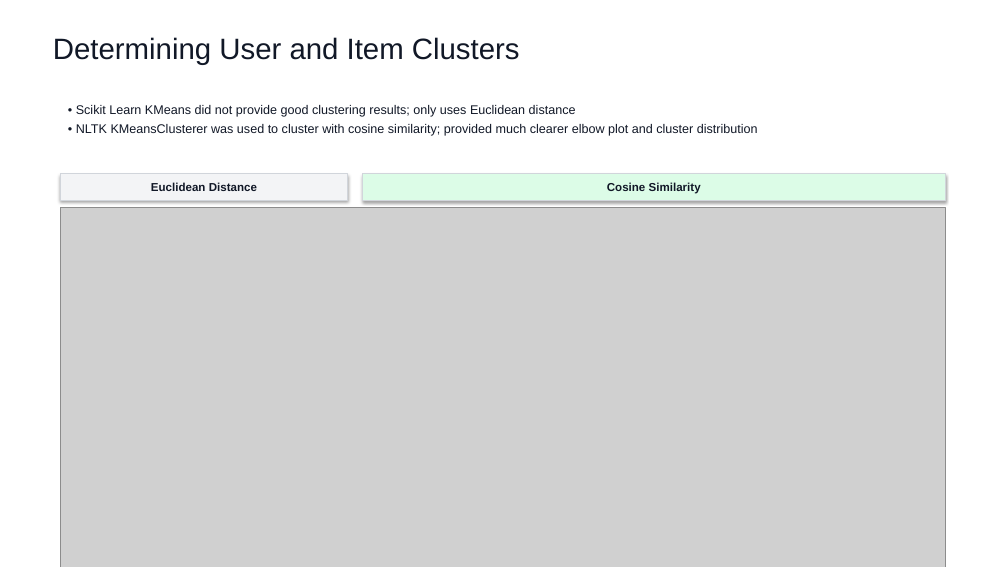
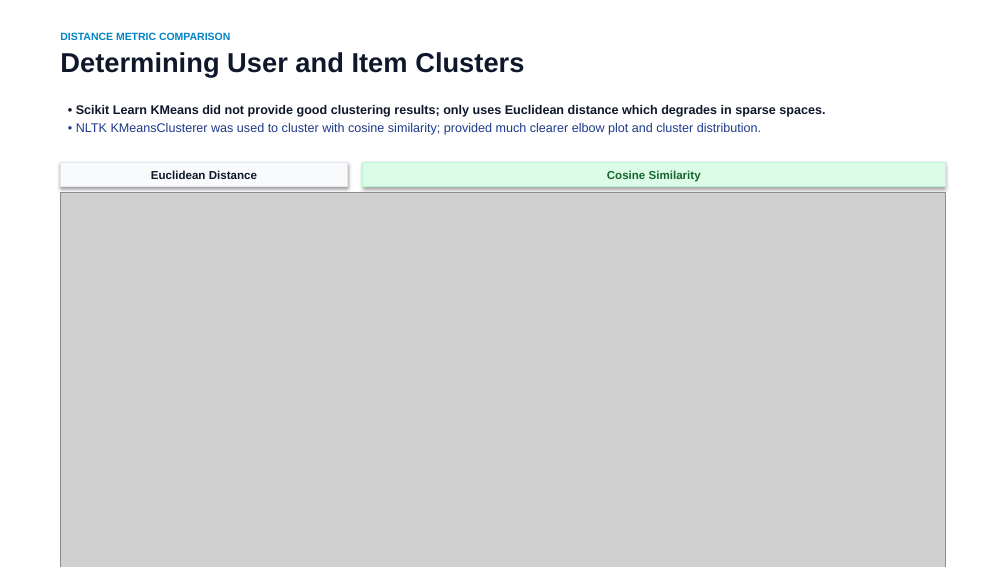
Before and after one commit to vidhyawalke/Recipe-Recommender-System, a slide deck: slide 7 of Recipe_Recommender_Presentation.pptx. Drawn at 1008x567 pixels with LibreOffice and Linux fonts; fonts in the diff are those of the drawing; grey boxes stand for pictures. Boxes give left, top, right and bottom in pixels: in the first picture for what was removed or moved away, otherwise in the second. Text is boxed around its words. In the diff, an @@ line names an element or a change of style, - is before the commit and + after.

```diff
--- a/Recipe_Recommender_Presentation.pptx
+++ b/Recipe_Recommender_Presentation.pptx
@@ text at (x1=60, y1=32, x2=230, y2=40): paragraph added @@
+DISTANCE METRIC COMPARISON
@@ text at (x1=60, y1=52, x2=524, y2=77): size 28 to 26 pt, text colour #111827 to #0F172A, bold on in "Determining User and Item Clusters" @@
@@ text "DISTANCE METRIC COMPARISON" moved from (x1=53, y1=37, x2=520, y2=65) to (x1=60, y1=32, x2=524, y2=77) @@
@@ text at (x1=76, y1=105, x2=825, y2=135): text changed; text colour #111827 to #1E3A8A @@
-• Scikit Learn KMeans did not provide good clustering results; only uses Euclidean distance
-• NLTK KMeansClusterer was used to cluster with cosine similarity; provided much clearer elbow plot and cluster distribution
+• Scikit Learn KMeans did not provide good clustering results; only uses Euclidean distance which degrades in sparse spaces.
+• NLTK KMeansClusterer was used to cluster with cosine similarity; provided much clearer elbow plot and cluster distribution.
@@ rectangle "Euclidean Distance" moved from (x1=60, y1=174, x2=348, y2=200) to (x1=60, y1=163, x2=348, y2=187) @@
@@ rectangle "Euclidean Distance" at (x1=60, y1=163, x2=348, y2=187): text colour #111827 to #0F172A; fill #F3F4F6 to #F8FAFC; outline #D1D5DB 0.75 pt to #E2E8F0 0.75 pt @@
@@ rectangle "Cosine Similarity" moved from (x1=363, y1=174, x2=945, y2=200) to (x1=363, y1=163, x2=945, y2=187) @@
@@ rectangle "Cosine Similarity" at (x1=363, y1=163, x2=945, y2=187): text colour #111827 to #166534; outline #D1D5DB 0.75 pt to #BBF7D0 0.75 pt @@
@@ picture resized from (x1=60, y1=208, x2=945, y2=567) to (x1=60, y1=193, x2=945, y2=567) @@
```
Also in this commit, not shown: 10 other slides changed, 2 slides added, 2 slides removed.
